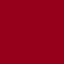
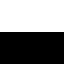
Comparing the layer stacks of the two 64x64 images. Changes:
added layer "Shadow" above "Enemy" over [0, 32, 64, 64]
hid "Enemy" over [0, 0, 64, 64]
hid "dirt" over [0, 0, 64, 64]
hid "Background" over [0, 0, 64, 64]
